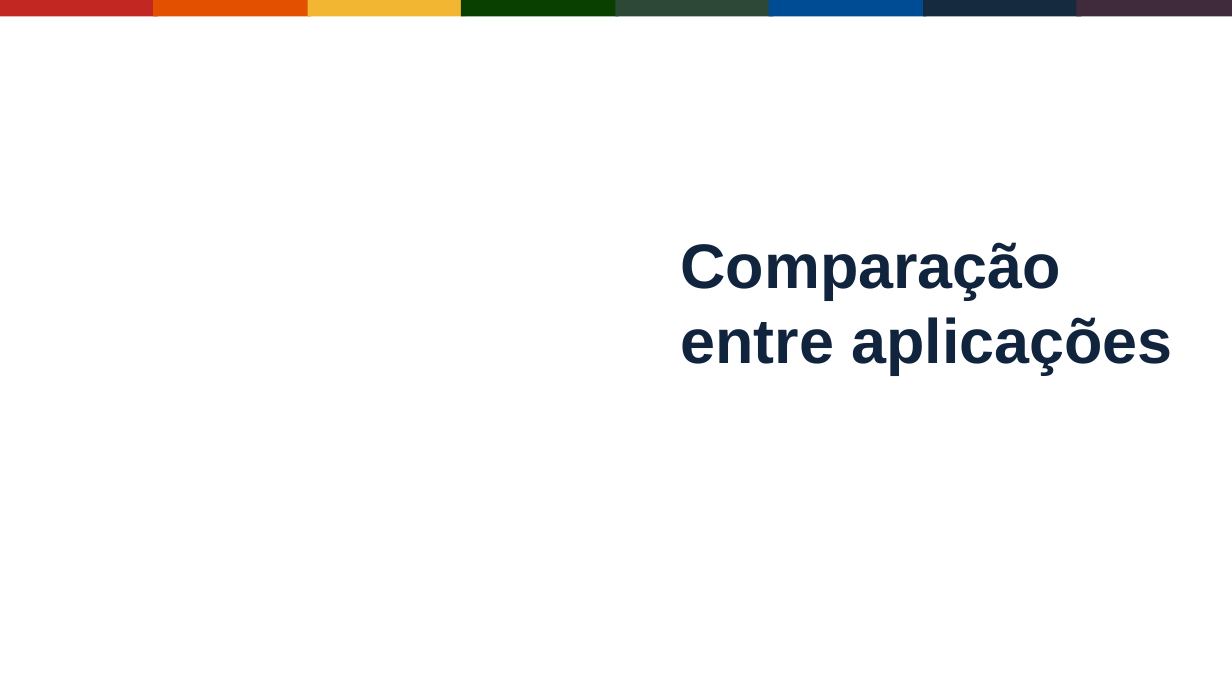
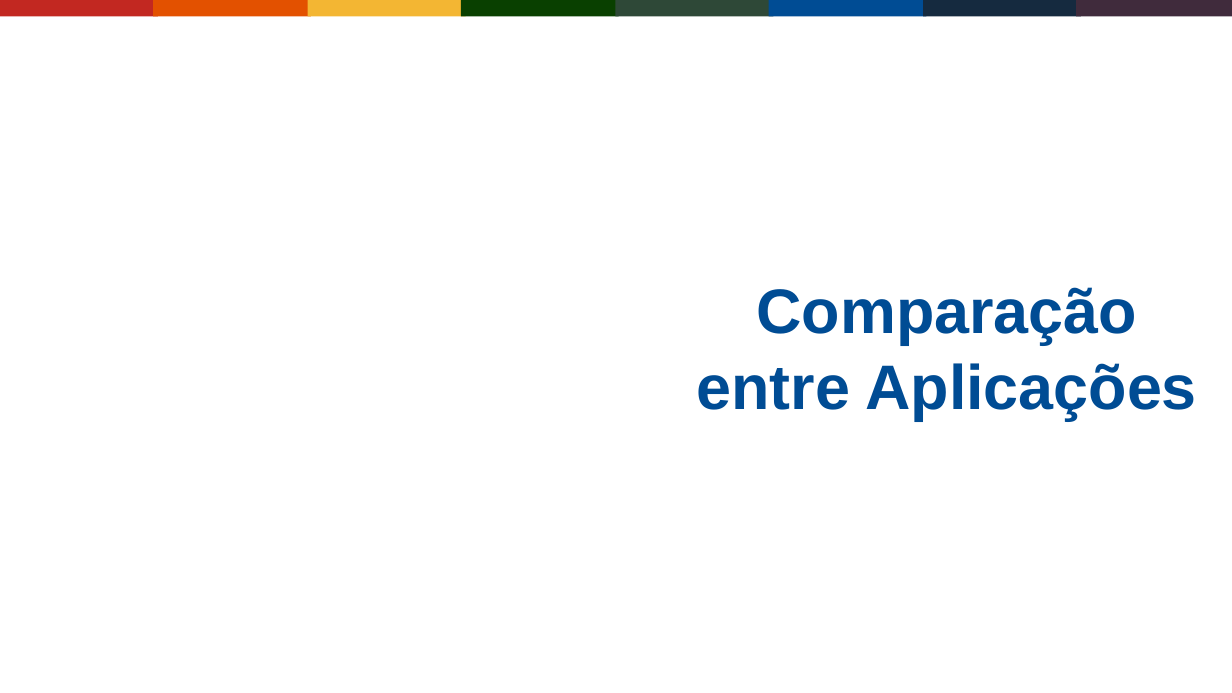
Before and after one commit to Gabrielgps25/meetup-kotlin-java-differences-features, a slide deck: slide 21 of buscando-interoperabilidade-entre-java-jvm-kotlin.odp. Drawn at 1232x693 pixels with LibreOffice and Linux fonts; fonts in the diff are those of the drawing; background and template pictures are left out. Boxes give left, top, right and bottom in pixels: in the first picture for what was removed or moved away, otherwise in the second. Text is boxed around its words. In the diff, an @@ line names an element or a change of style, - is before the commit and + after.

```diff
--- a/buscando-interoperabilidade-entre-java-jvm-kotlin.odp
+++ b/buscando-interoperabilidade-entre-java-jvm-kotlin.odp
@@ title at [697,287,1197,420]: text changed; text colour #10243E to #004C94 @@
-Comparação entre aplicações
+Comparação entre Aplicações
```
Also in this commit, not shown: 21 other slides changed.
